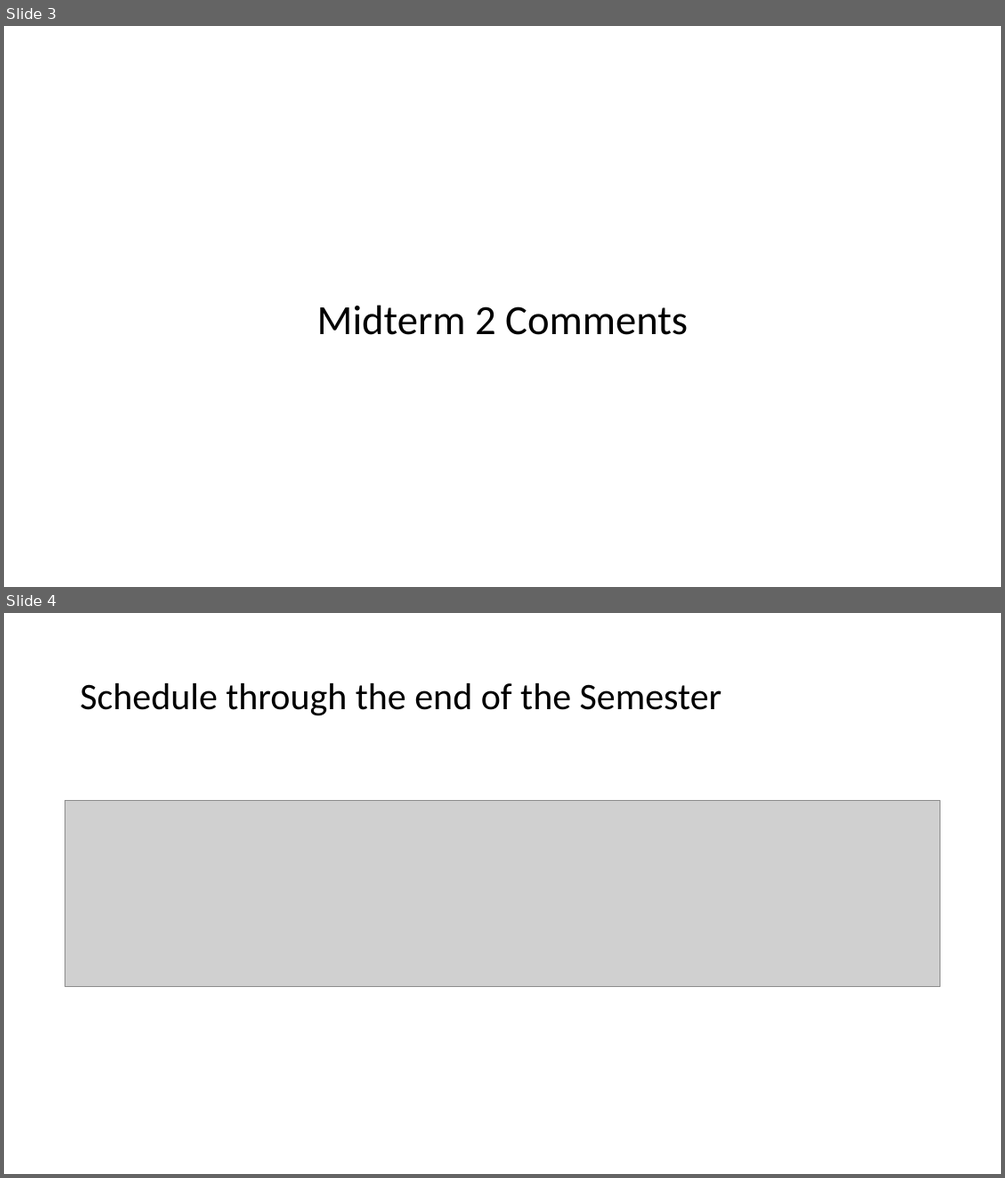
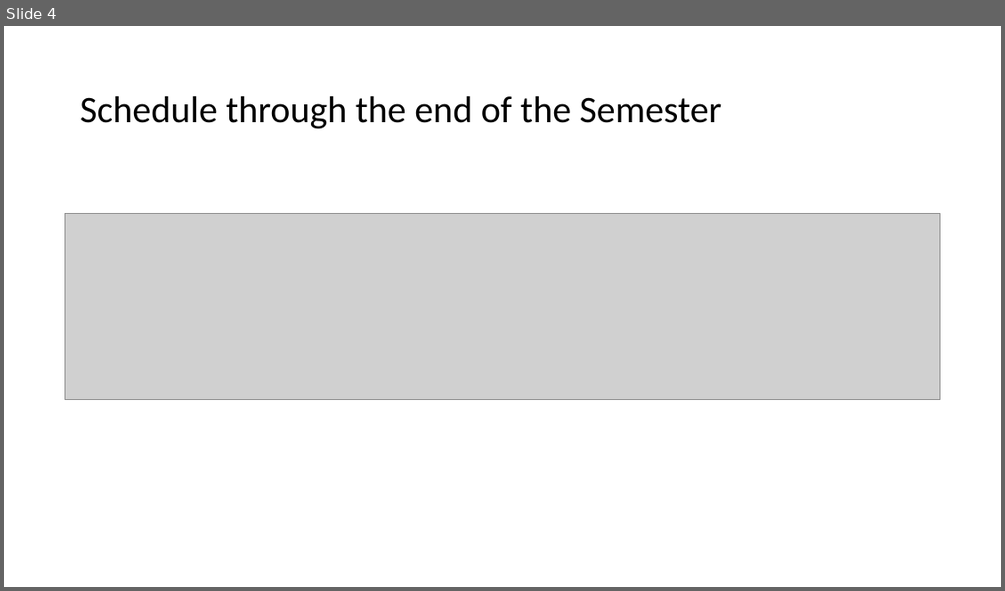
Before and after one commit to EricJPogue/www-epogue-info, a slide deck: CPSC-24700/Presentations/session-37.pptx. Shown one above the other, each under a label of ours: slides 3 and 4 before the commit, slide 4 after it. The pictures are 1005x1178 and 1005x591 pixels, drawn with LibreOffice and Linux fonts; fonts in the diff are those of the drawing; grey boxes stand for pictures. Boxes give left, top, right and bottom in pixels: in the first picture for what was removed or moved away, otherwise in the second. Text is boxed around its words. In the diff, an @@ line names an element or a change of style, - is before the commit and + after.

```diff
--- a/CPSC-24700/Presentations/session-37.pptx
+++ b/CPSC-24700/Presentations/session-37.pptx
@@ slide 3 removed at bbox=[4, 26, 1001, 587], background #FFFFFF @@
@@ title removed at bbox=[317, 305, 688, 335] @@
-Midterm 2 Comments
```
Also in this commit, not shown: 1 slide changed, 2 slides added, 1 other file.
